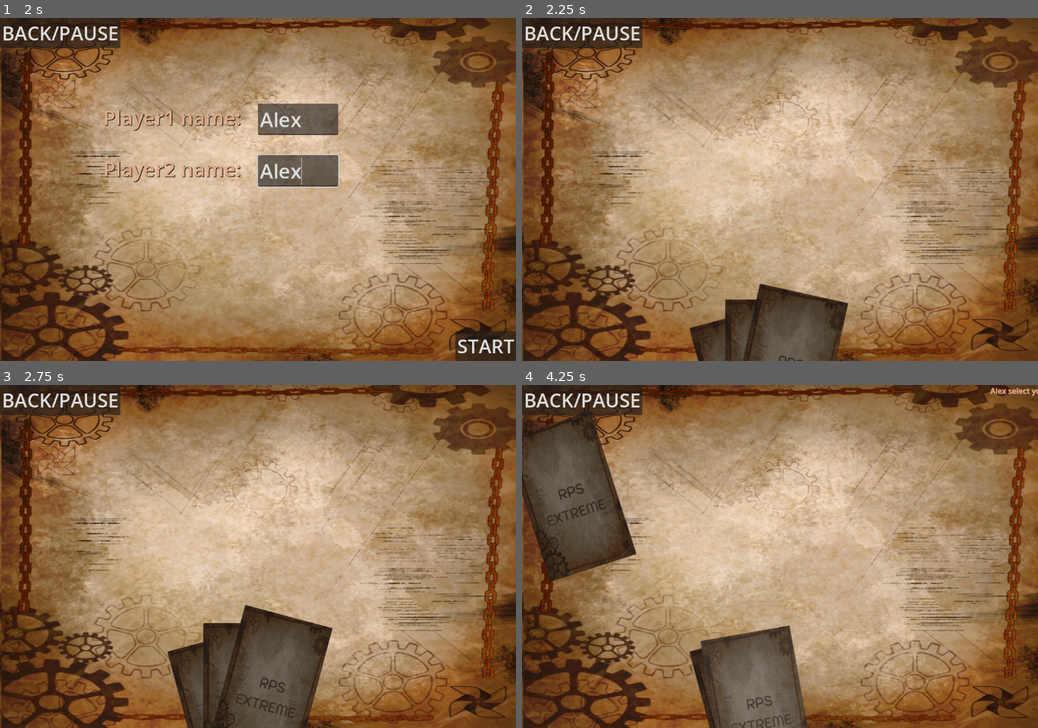
Above: before the commit, frames 1-4 (two rows, left to right).
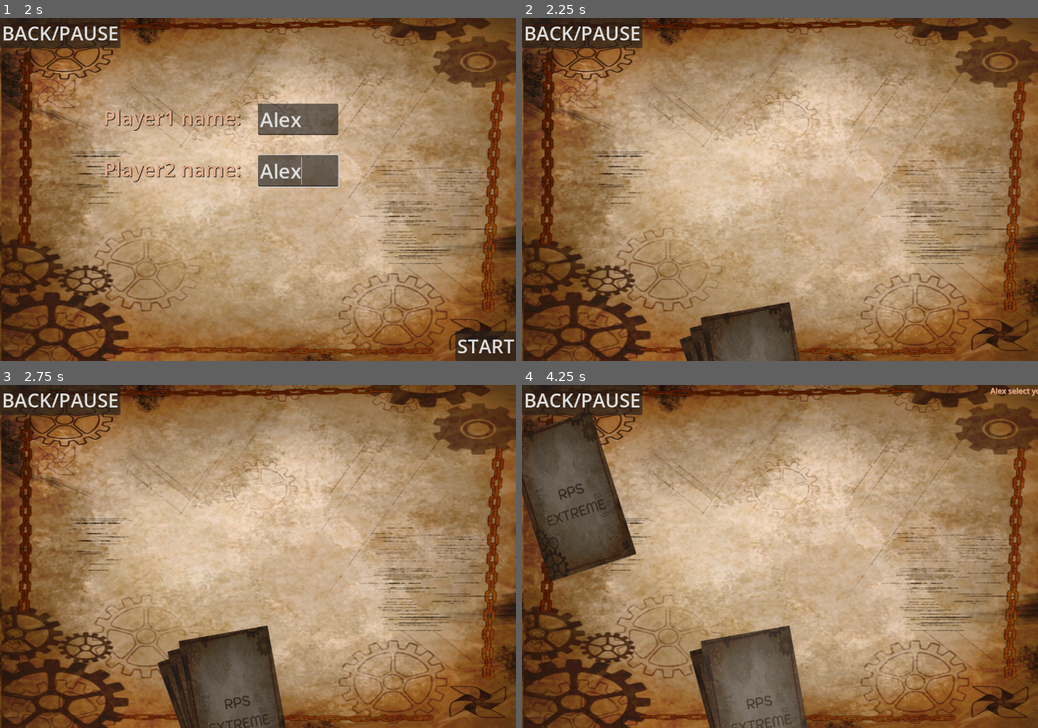
Above: after the commit, the same moments.

Repository: smkillerz777-star/RPS-Extreme
Game: Godot game, scene res://main_menu.tscn
Same seed, same stepped clock (60 frames per second), same inputs: the game is played once before the commit and once after it.
Inputs (mouse positions are in pixels of both pictures, inside the frame that each line leads up to; where the layout moved, square brackets give the same spot in the first picture):
- Up to frame 1 (2 s): click "PLAY" at 0.5 s; click (299, 120) at 1.27 s; type "Alex" at 1.35 s; click (299, 172) at 1.5 s; type "Alex" at 1.58 s
- Up to frame 2 (2.25 s): click "START" at 2 s
- Up to frame 3 (2.75 s): no input
- Up to frame 4 (4.25 s): click (749, 717) [754, 710] at 2.75 s; click (754, 710) [769, 697] at 3.5 s

Frame 1 is identical in both runs. In frame 2, 3.6% of the frame differs, in the area x 30-64%, y 77-100%; in frame 3, 6.0%, in the area x 30-65%, y 64-100%; in frame 4, nothing differs.

Commit message:
aligned the card show angles with selection_start
before both of them give different rotation to cards this creates a scene where card instantly changes rotation that looks unreal and game breaking but now it is fixed

Diff:
--- a/rps-extreme/main_game.gd
+++ b/rps-extreme/main_game.gd
@@ -382,24 +382,22 @@
 	game_paused = false
 
 func cards_show():
-	var i = 0
 	print("working1")
 	for card in current_cards:
 		card.visible = true
 		card.position = Vector2(615,1050)
-		card.rotation = deg_to_rad(-15)
+		card.rotation = deg_to_rad(-20)
 	for card in current_cards:
 		if(card==current_cards[0]):
 			tween.tween_property(card,"position",Vector2(615,815),0.3)
 		else:
 			tween.parallel().tween_property(card,"position",Vector2(615,815),0.3)
-	for card in current_cards:
+	for i in current_cards.size():
+		var angle = (i-4)*5/180.0*PI
 		if(i==0):
-			i+=1
 			continue
 		else:
-			tween.parallel().tween_property(card,"rotation",deg_to_rad(-15 + i*15),0.1*i)
-		i+=1
+			tween.parallel().tween_property(current_cards[i],"rotation",angle,0.05*i)
 
 func cards_hide():
 	for card in current_cards:
